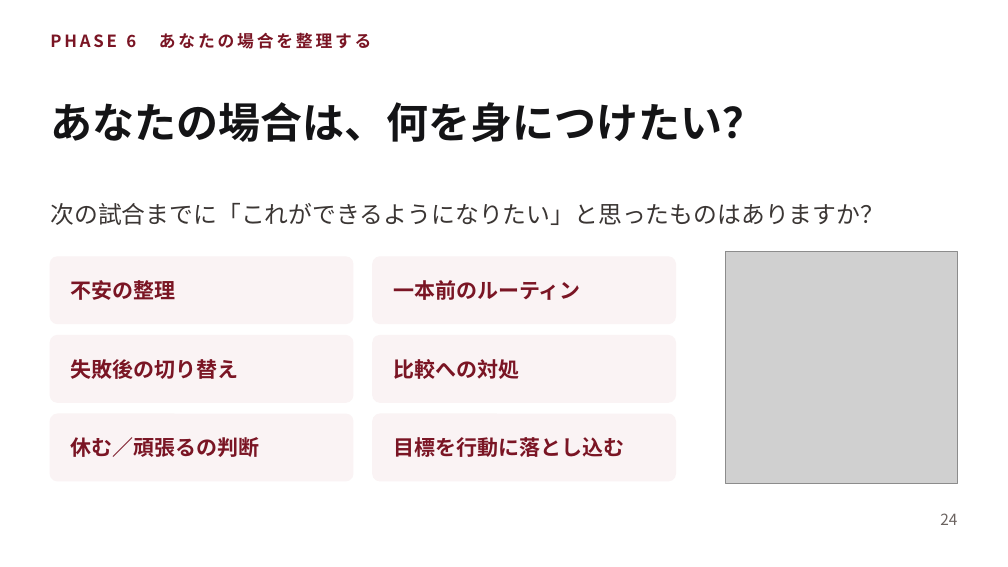
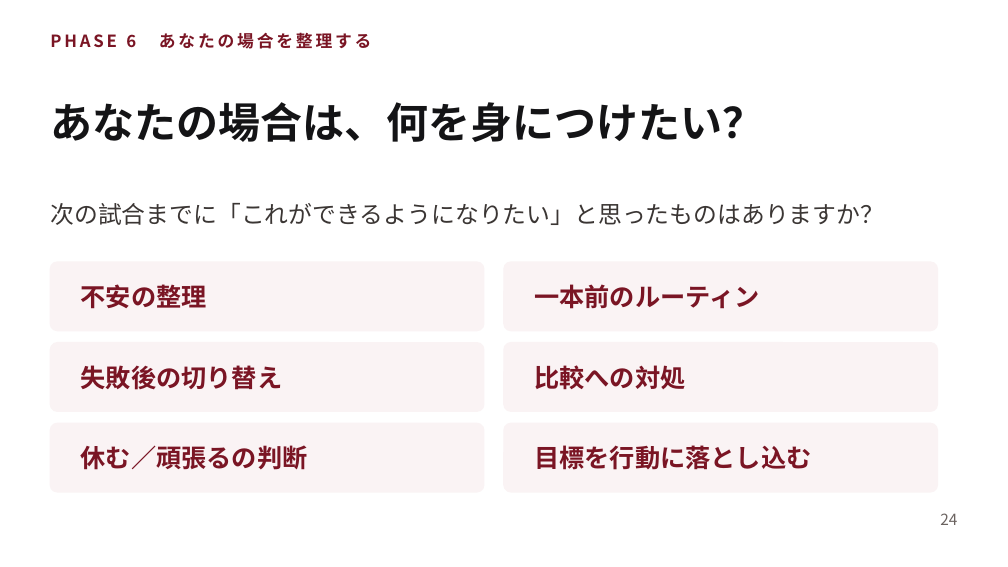
Before and after one commit to shiori0823/shiorin-trainer, a slide deck: slide 24 of deck/consultation-deck.pptx. Drawn at 1008x567 pixels with LibreOffice and Linux fonts; fonts in the diff are those of the drawing; grey boxes stand for pictures. Boxes give left, top, right and bottom in pixels: in the first picture for what was removed or moved away, otherwise in the second. Text is boxed around its words. In the diff, an @@ line names an element or a change of style, - is before the commit and + after.

```diff
--- a/deck/consultation-deck.pptx
+++ b/deck/consultation-deck.pptx
@@ rounded rectangle: place and size @@
-rounded rectangle at [50, 257, 353, 324]
+rounded rectangle at [50, 262, 484, 331]
@@ text "不安の整理": place and size @@
-text "不安の整理" at [71, 280, 176, 300]
+text "不安の整理" at [81, 284, 207, 309]
@@ rounded rectangle: place and size @@
-rounded rectangle at [373, 257, 675, 324]
+rounded rectangle at [504, 262, 937, 331]
@@ text "一本前のルーティン": place and size @@
-text "一本前のルーティン" at [393, 280, 581, 300]
+text "一本前のルーティン" at [534, 284, 759, 309]
@@ picture removed at [726, 252, 958, 484] @@
@@ rounded rectangle: place and size @@
-rounded rectangle at [50, 336, 353, 402]
+rounded rectangle at [50, 343, 484, 411]
@@ text "失敗後の切り替え": place and size @@
-text "失敗後の切り替え" at [71, 359, 239, 379]
+text "失敗後の切り替え" at [81, 365, 283, 390]
@@ rounded rectangle: place and size @@
-rounded rectangle at [373, 336, 675, 402]
+rounded rectangle at [504, 343, 937, 411]
@@ text "比較への対処": place and size @@
-text "比較への対処" at [393, 359, 519, 379]
+text "比較への対処" at [534, 365, 685, 390]
@@ rounded rectangle: place and size @@
-rounded rectangle at [50, 414, 353, 481]
+rounded rectangle at [50, 423, 484, 492]
@@ text "休む／頑張るの判断": place and size @@
-text "休む／頑張るの判断" at [71, 437, 260, 457]
+text "休む／頑張るの判断" at [81, 445, 308, 470]
@@ proportions changed in 6 elements at [50, 262, 484, 331], [50, 343, 484, 411], [50, 423, 484, 492], [504, 262, 937, 331], [504, 343, 937, 411], [504, 423, 937, 492] @@
@@ rounded rectangle: place and size @@
-rounded rectangle at [373, 414, 675, 481]
+rounded rectangle at [504, 423, 937, 492]
@@ size 15 to 18 pt in 6 elements at [81, 284, 207, 309], [81, 365, 283, 390], [81, 445, 308, 470], [534, 284, 759, 309], [534, 365, 685, 390], [534, 445, 811, 470] @@
@@ text "目標を行動に落とし込む": place and size @@
-text "目標を行動に落とし込む" at [393, 437, 624, 457]
+text "目標を行動に落とし込む" at [534, 445, 811, 470]
```
Also in this commit, not shown: 22 other slides changed, 4 other files.
